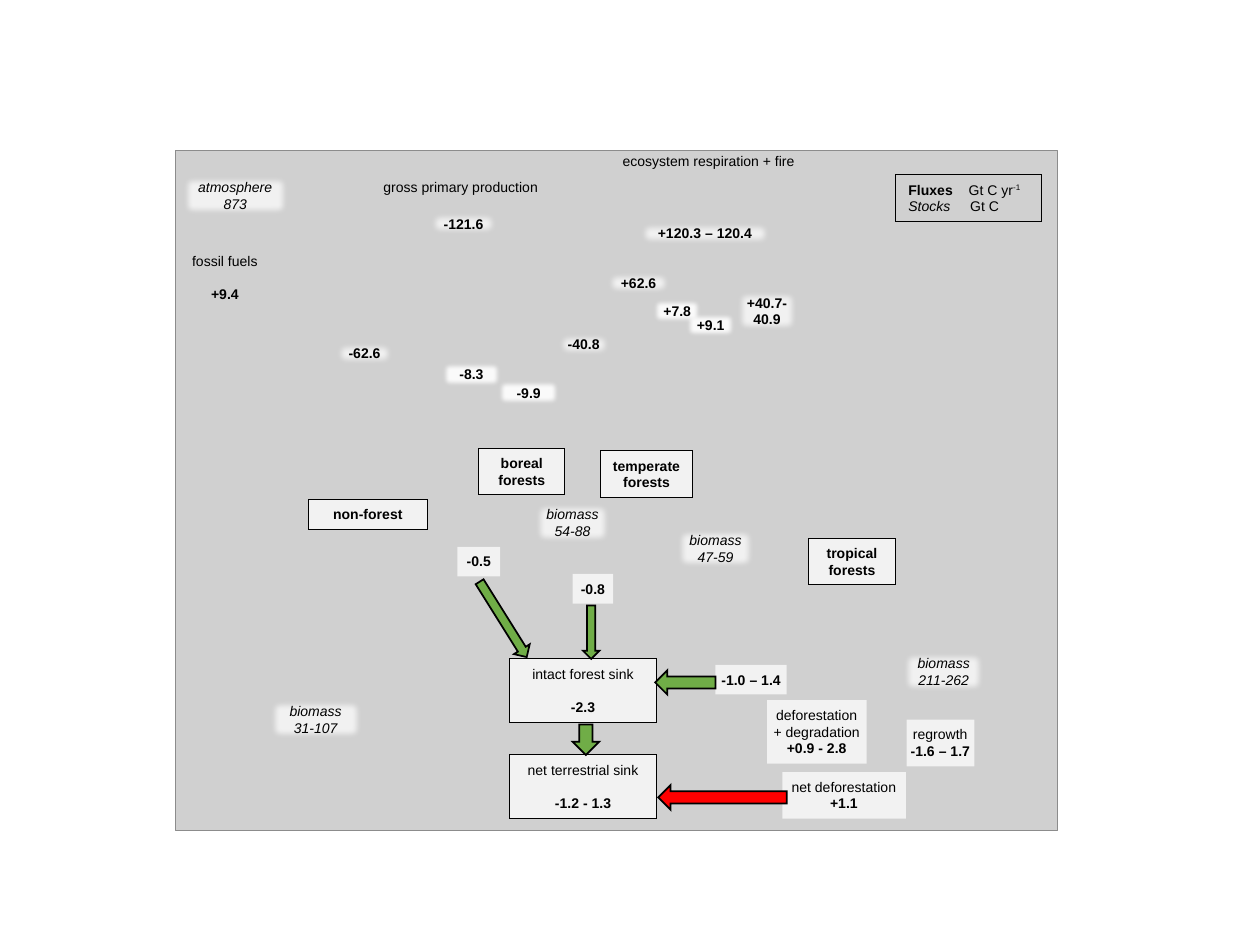
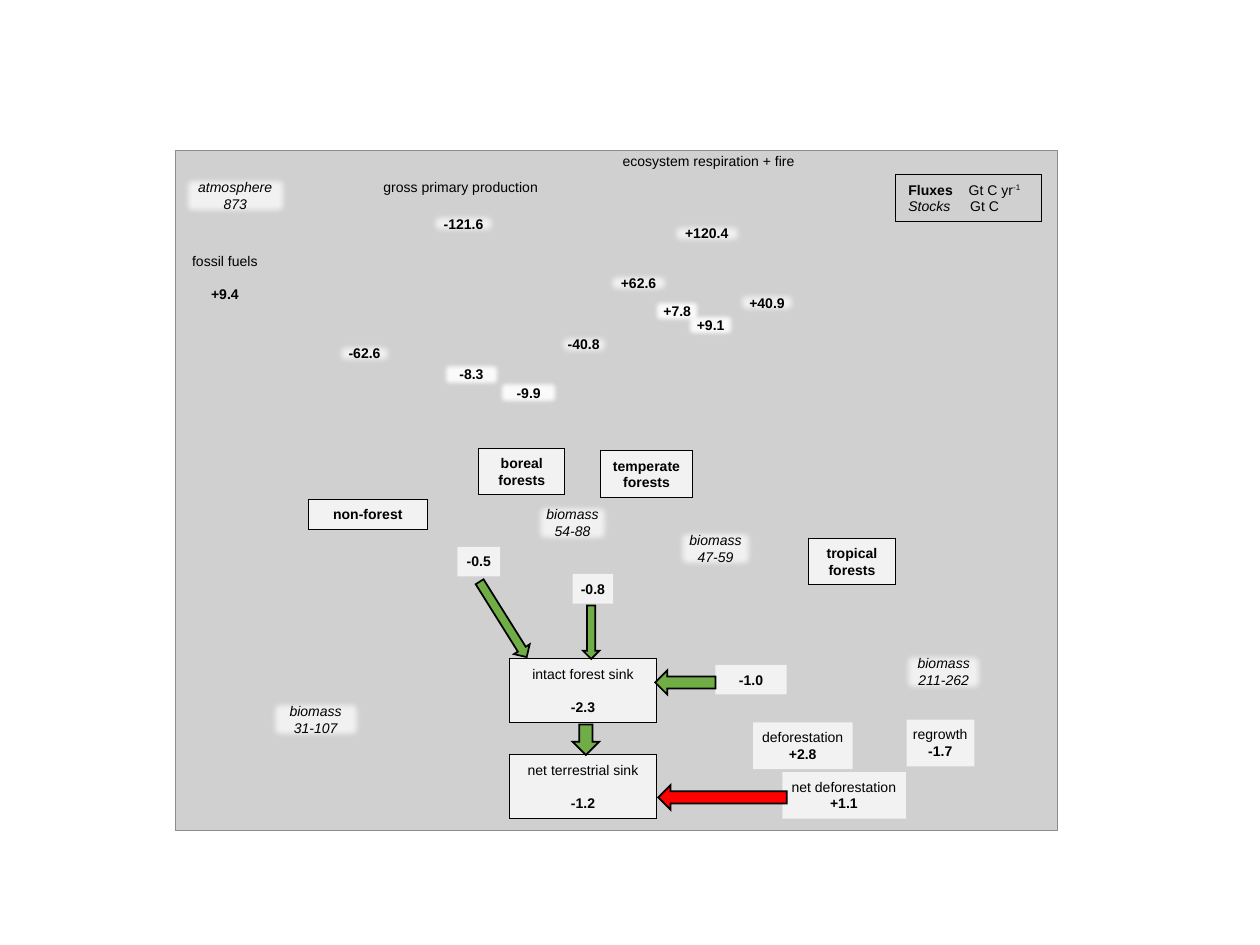
Before and after one commit to forc-db/ERL-review, a slide deck: slide 1 of Global_C_cycle/Global C cycle diagram.pptx. Drawn at 1260x945 pixels with LibreOffice and Linux fonts; fonts in the diff are those of the drawing; grey boxes stand for pictures. Boxes give left, top, right and bottom in pixels: in the first picture for what was removed or moved away, otherwise in the second. Text is boxed around its words. In the diff, an @@ line names an element or a change of style, - is before the commit and + after.

```diff
--- a/Global_C_cycle/Global C cycle diagram.pptx
+++ b/Global_C_cycle/Global C cycle diagram.pptx
@@ text at [685,228,728,238]: text changed @@
-+120.3 – 120.4
++120.4
@@ text at [749,298,784,308]: text changed @@
-+40.7-40.9
++40.9
@@ text in rectangle at [739,675,763,685]: text changed @@
--1.0 – 1.4
+-1.0
@@ rectangle "deforestation +2.8": place and size @@
-rectangle "deforestation +2.8" at [767,701,867,764]
+rectangle "deforestation +2.8" at [753,722,853,769]
@@ text in rectangle at [762,732,843,759]: text changed @@
-deforestation + degradation
-+0.9 - 2.8
+deforestation +2.8
@@ text in rectangle at [928,746,952,756]: text changed @@
--1.6 – 1.7
+-1.7
@@ text in rectangle at [571,798,595,808]: text changed @@
--1.2 - 1.3
+-1.2
```
Also in this commit, not shown: 3 other files.
